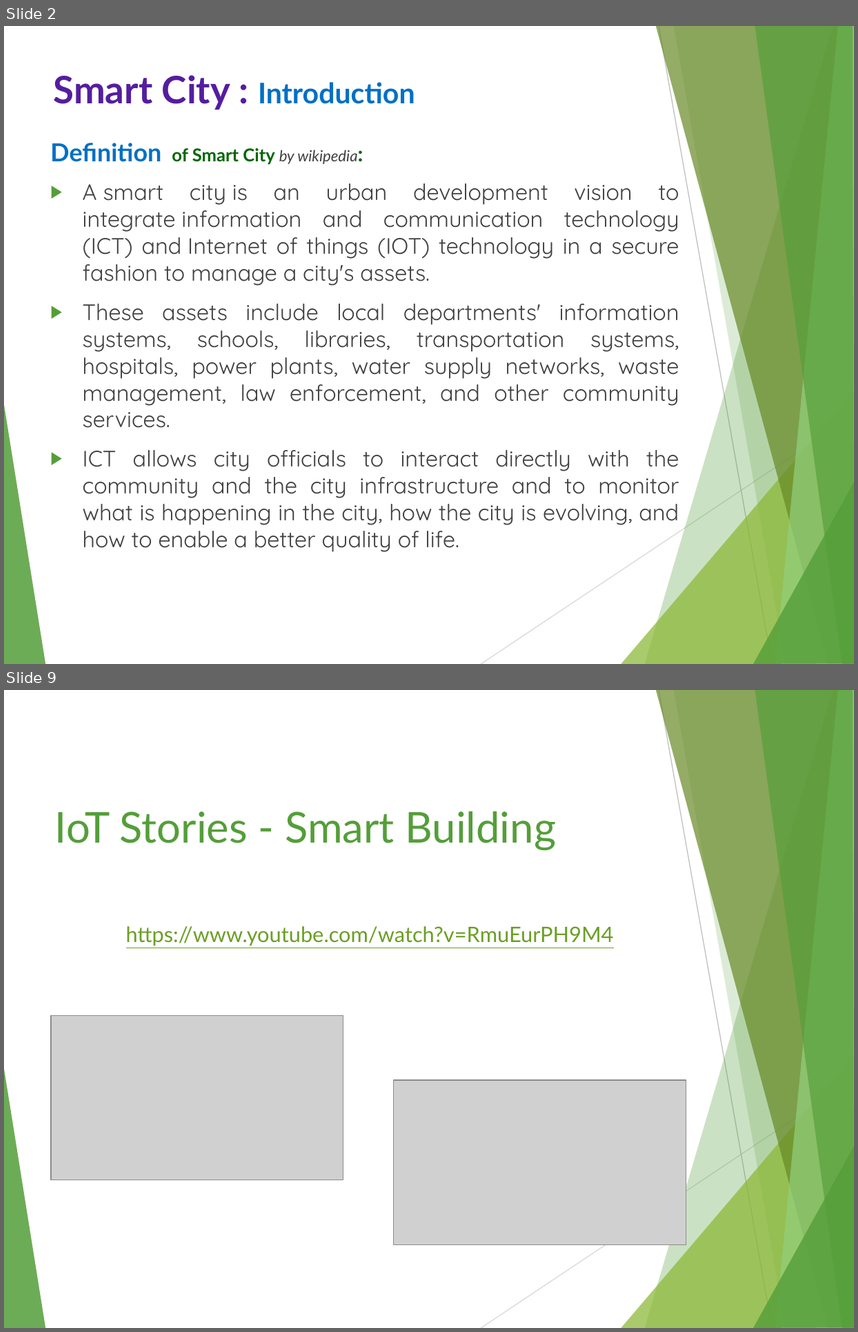
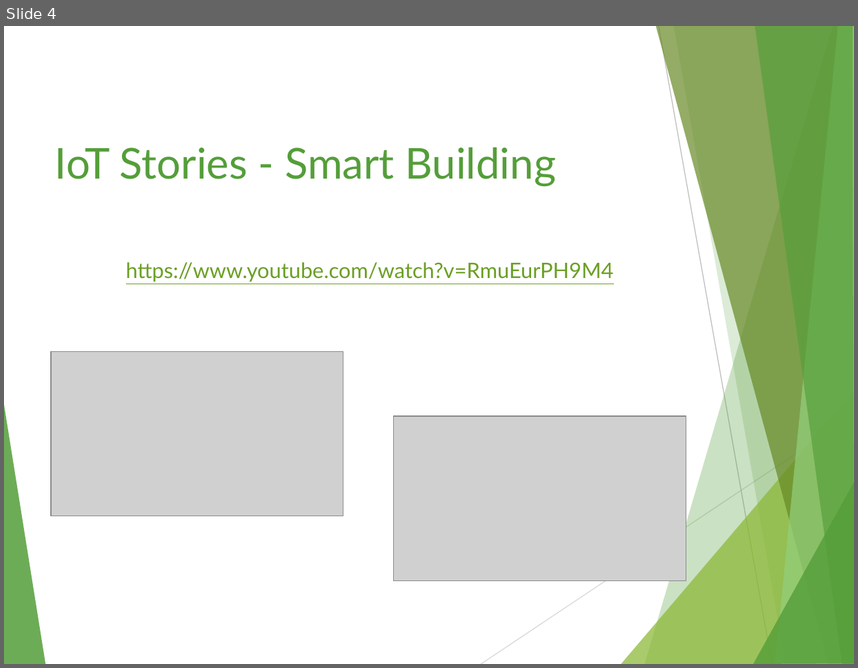
Before and after one commit to Idancw/Arduino-2017S, a slide deck: Presentation/Smart Cities.pptx. Shown one above the other, each under a label of ours: slides 2 and 9 before the commit, slide 4 after it; the slides between them are not shown. The pictures are 858x1332 and 858x668 pixels, drawn with LibreOffice and Linux fonts; fonts in the diff are those of the drawing; grey boxes stand for pictures. Boxes give left, top, right and bottom in pixels: in the first picture for what was removed or moved away, otherwise in the second. Text is boxed around its words. In the diff, an @@ line names an element or a change of style, - is before the commit and + after.

```diff
--- a/Presentation/Smart Cities.pptx
+++ b/Presentation/Smart Cities.pptx
@@ slide 2 removed at (x1=4, y1=26, x2=854, y2=664), background #FFFFFF; not listed: 10 template elements that a slide beside it also shows @@
@@ text removed at (x1=54, y1=75, x2=415, y2=109) @@
-Smart City : Introduction
@@ text removed at (x1=50, y1=143, x2=680, y2=552) @@
-Definition of Smart City by wikipedia:
-▶ A smart city is an urban development vision to integrate information and communication technology (ICT) and Internet of things (IOT) technology in a secure fashion to manage a city's assets.
-▶ These assets include local departments' information systems, schools, libraries, transportation systems, hospitals, power plants, water supply networks, waste management, law enforcement, and other community services.
-▶ ICT allows city officials to interact directly with the community and the city infrastructure and to monitor what is happening in the city, how the city is evolving, and how to enable a better quality of life.
@@ what was slide 9 is now slide 4 @@
```
Also in this commit, not shown: 2 slides changed, 1 slide added, 5 other slides removed.
